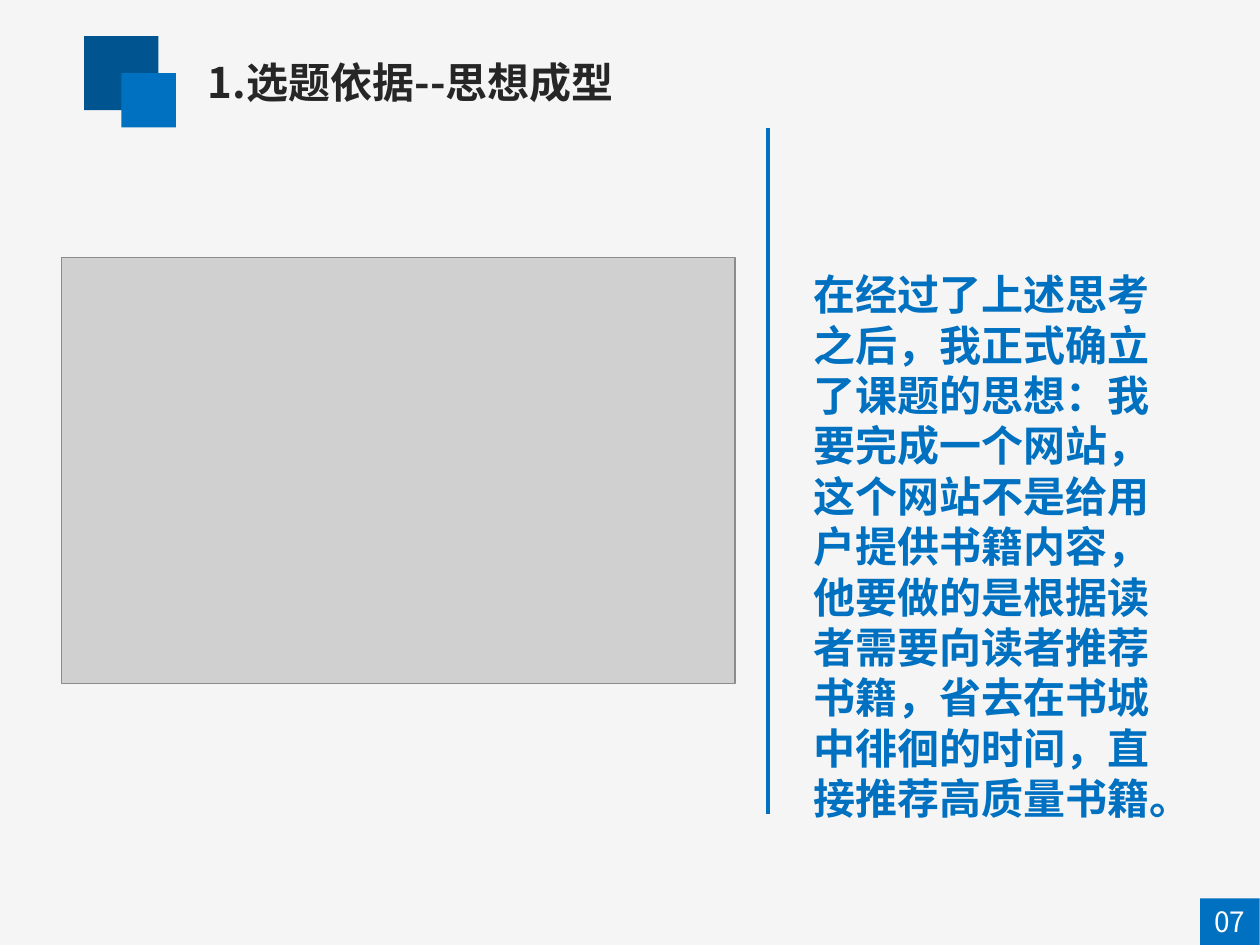
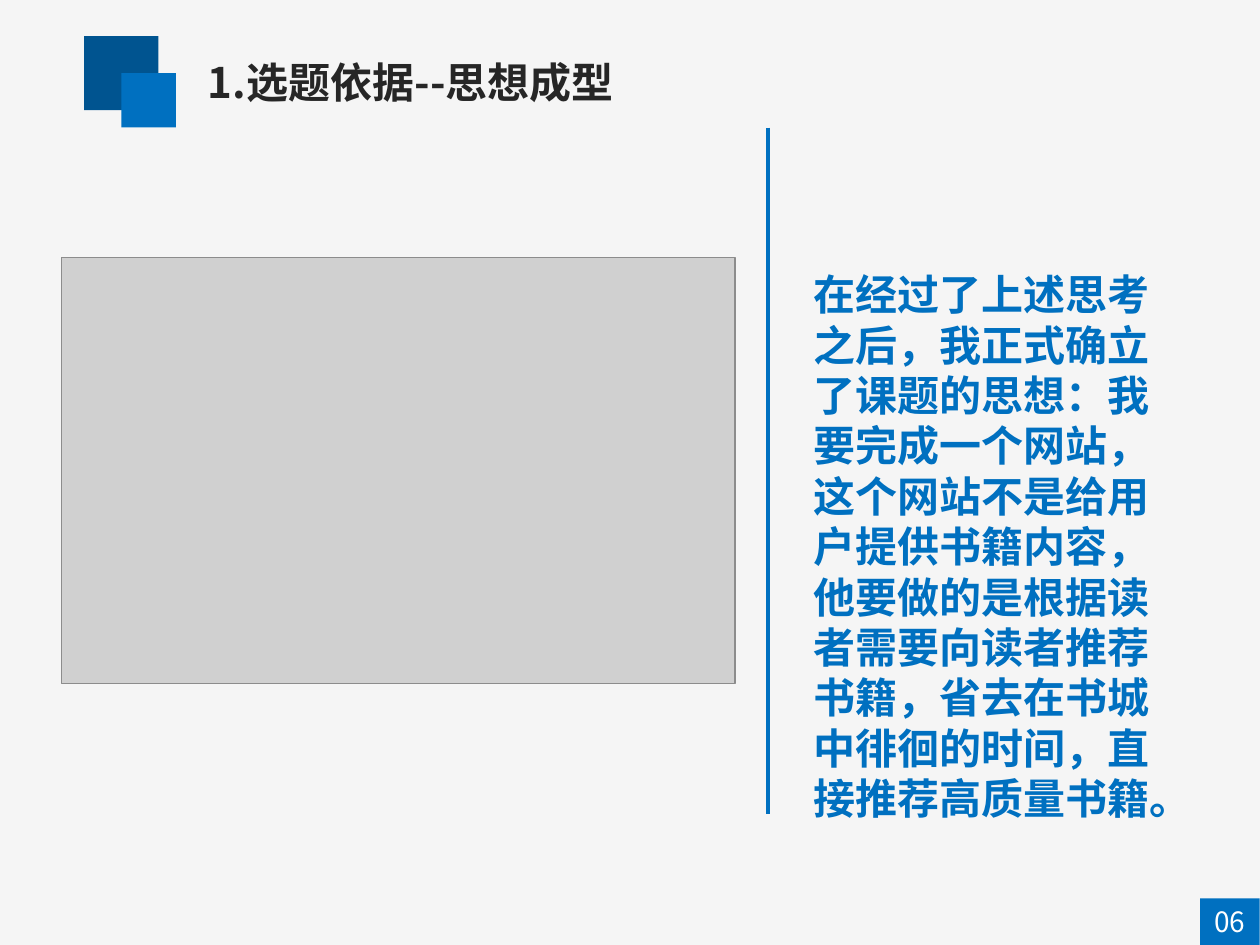
Before and after one commit to lijianhui1997/about_graduate, a slide deck: slide 6 of 答辩/李建辉-答辩.pptx. Drawn at 1260x945 pixels with LibreOffice and Linux fonts; fonts in the diff are those of the drawing; grey boxes stand for pictures. Boxes give left, top, right and bottom in pixels: in the first picture for what was removed or moved away, otherwise in the second. Text is boxed around its words. In the diff, an @@ line names an element or a change of style, - is before the commit and + after.

```diff
--- a/答辩/李建辉-答辩.pptx
+++ b/答辩/李建辉-答辩.pptx
@@ text at [1214, 911, 1245, 933]: text changed @@
-07
+06
```
Also in this commit, not shown: 16 other slides changed, 2 slides added, 6 slides removed, 5 other files.
